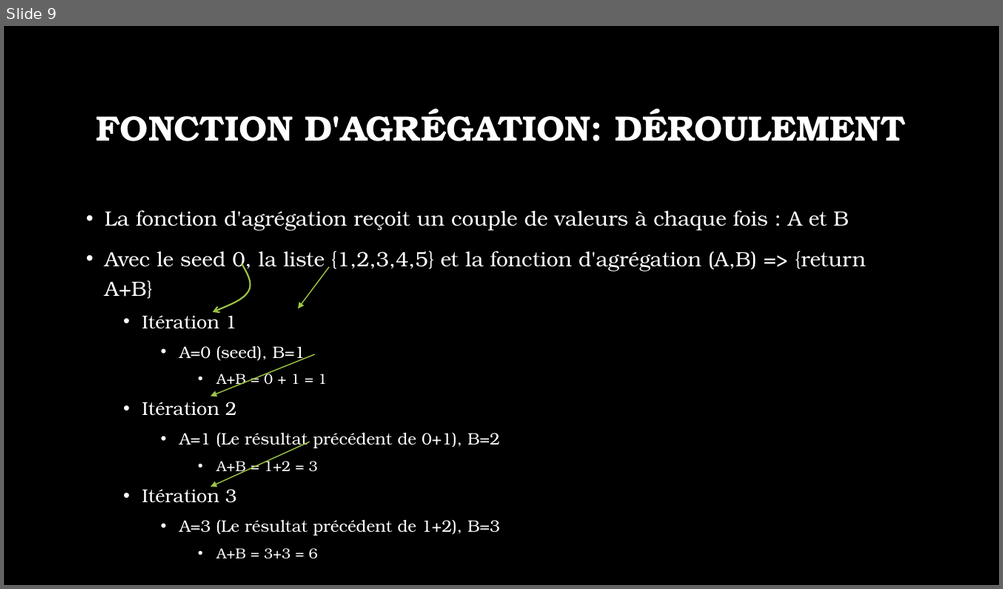
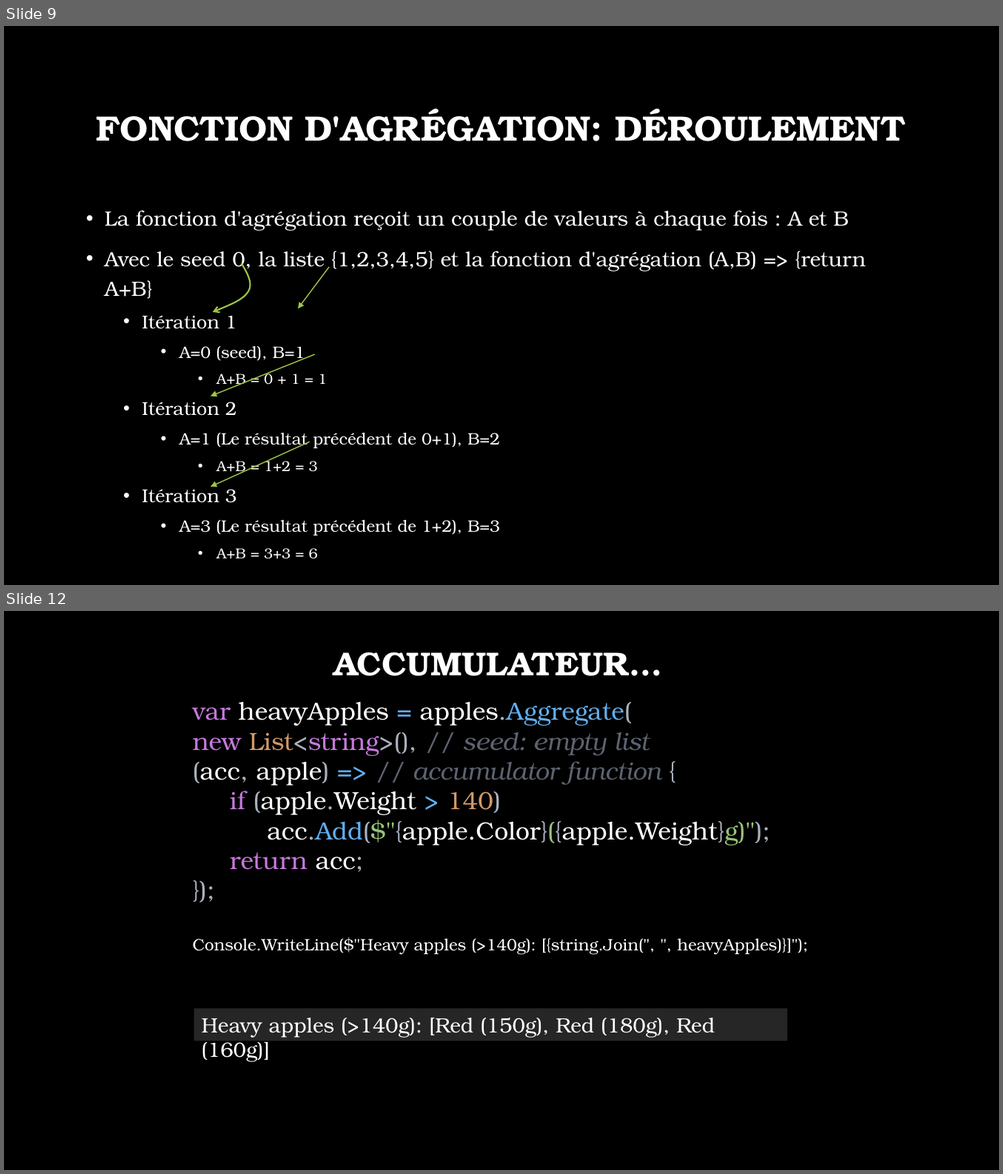
Before and after one commit to jonathanMelly/323-Programmation_fonctionnelle, a slide deck: supports/source/03-Reduce.pptx. Shown one above the other, each under a label of ours: slide 9 before the commit, slides 9 and 12 after it; the slides between them are not shown. The pictures are 1003x589 and 1003x1174 pixels, drawn with LibreOffice and Linux fonts; fonts in the diff are those of the drawing; background and template pictures are left out. Boxes give left, top, right and bottom in pixels: in the first picture for what was removed or moved away, otherwise in the second. Text is boxed around its words. In the diff, an @@ line names an element or a change of style, - is before the commit and + after.

```diff
--- a/supports/source/03-Reduce.pptx
+++ b/supports/source/03-Reduce.pptx
@@ slide 12 added at box(4, 611, 999, 1170), background picture (left out) @@
@@ title added at box(333, 652, 662, 676), 32 pt, text #FFFFFF, bold @@
+ACCUMULATEUR…
@@ text added at box(193, 702, 808, 954), 24 pt, text #FFFFFF @@
+var heavyApples = apples.Aggregate(
+new List<string>(), // seed: empty list
+(acc, apple) => // accumulator function {
+if (apple.Weight > 140)
+acc.Add($"{apple.Color}({apple.Weight}g)");
+return acc;
+});
+Console.WriteLine($"Heavy apples (>140g): [{string.Join(", ", heavyApples)}]");
@@ rectangle added at box(194, 1008, 788, 1042), fill #262626, 20 pt, text #FFFFFF @@
+Heavy apples (>140g): [Red (150g), Red (180g), Red (160g)]
```
Also in this commit, not shown: 2 slides changed, 4 other slides added, 1 slide removed.
